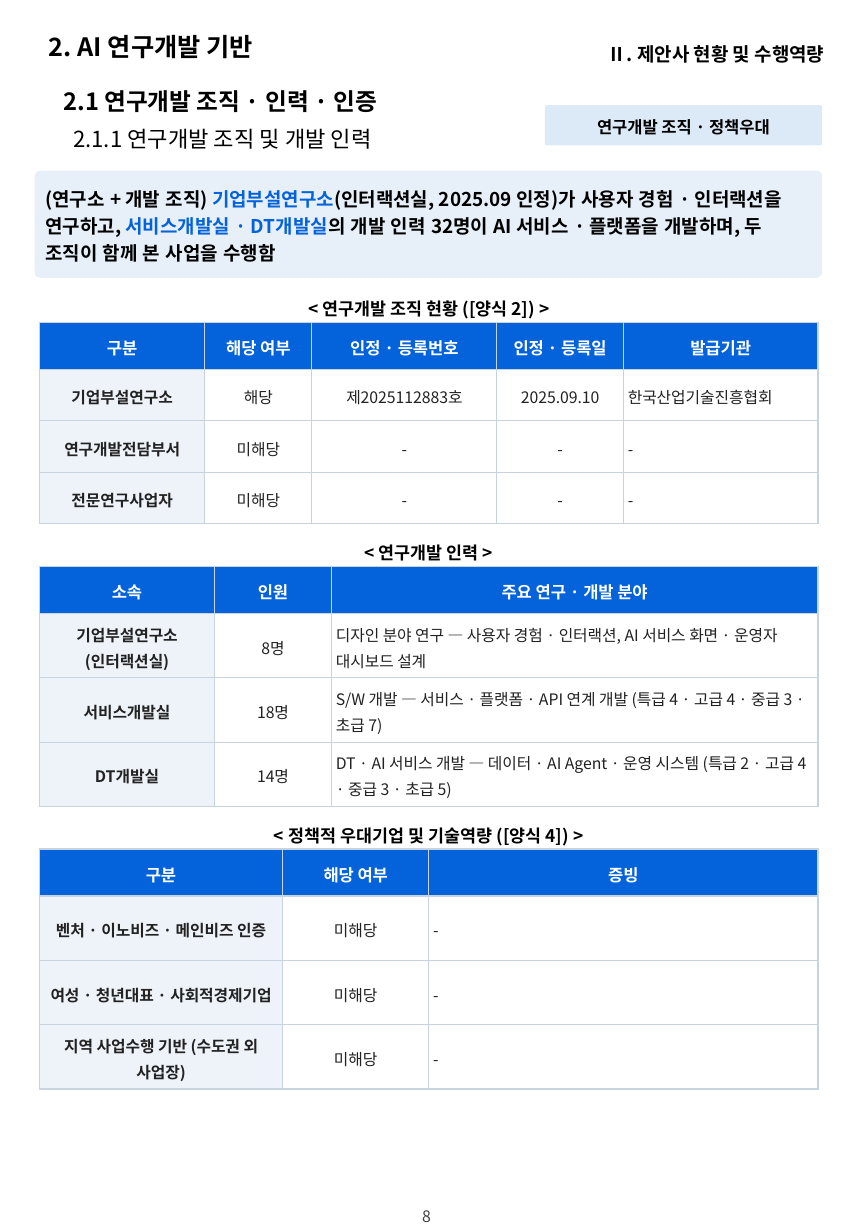
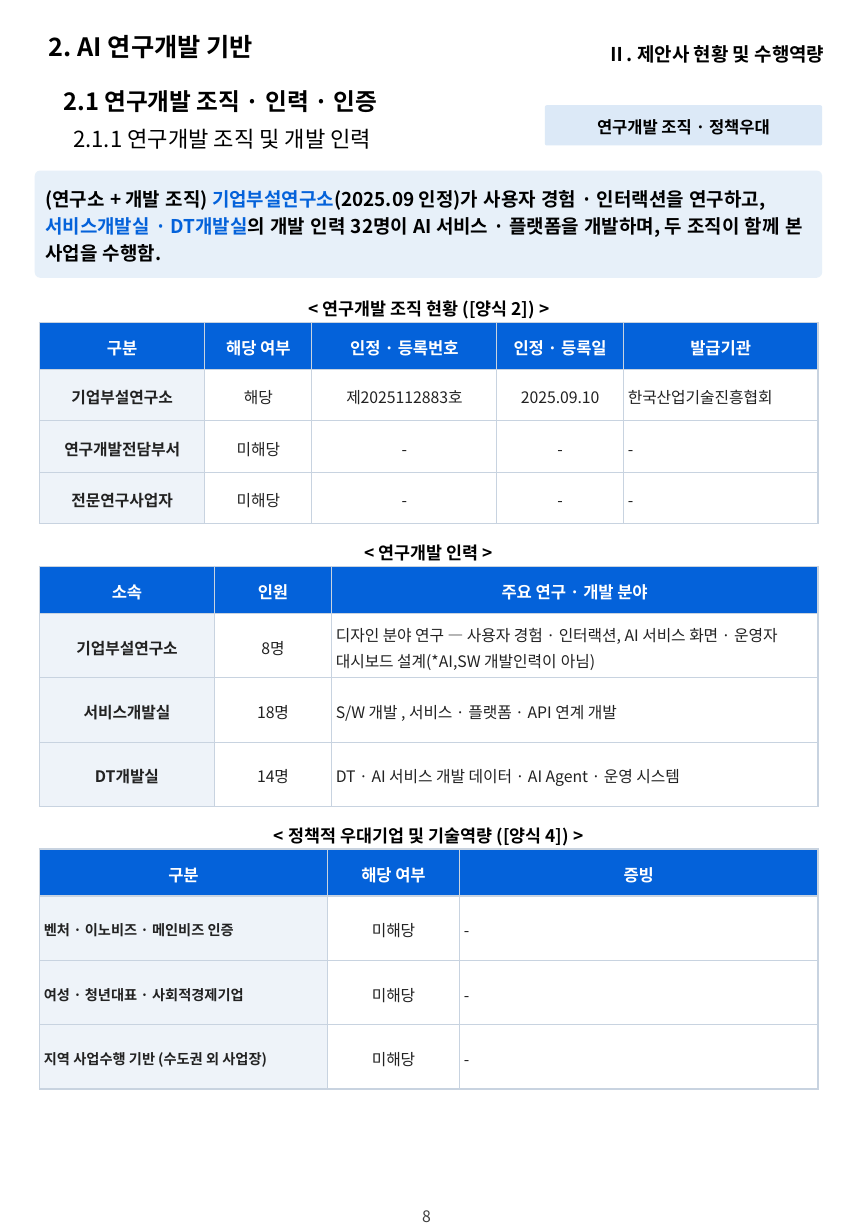
Before and after one commit to hwangsteeve-tech/hbjw, a slide deck: slide 8 of proposals/2026-11_dsit-parking-ai/dsit_proposal.pptx. Drawn at 853x1232 pixels with LibreOffice and Linux fonts; fonts in the diff are those of the drawing; background and template pictures are left out. Boxes give left, top, right and bottom in pixels: in the first picture for what was removed or moved away, otherwise in the second. Text is boxed around its words. In the diff, an @@ line names an element or a change of style, - is before the commit and + after.

```diff
--- a/proposals/2026-11_dsit-parking-ai/dsit_proposal.pptx
+++ b/proposals/2026-11_dsit-parking-ai/dsit_proposal.pptx
@@ text in rounded rectangle at box(45, 190, 802, 262): text changed @@
-(연구소 + 개발 조직) 기업부설연구소(인터랙션실, 2025.09 인정)가 사용자 경험 · 인터랙션을 연구하고, 서비스개발실 · DT개발실의 개발 인력 32명이 AI 서비스 · 플랫폼을 개발하며, 두 조직이 함께 본 사업을 수행함
+(연구소 + 개발 조직) 기업부설연구소(2025.09 인정)가 사용자 경험 · 인터랙션을 연구하고, 서비스개발실 · DT개발실의 개발 인력 32명이 AI 서비스 · 플랫폼을 개발하며, 두 조직이 함께 본 사업을 수행함.
@@ table at box(40, 566, 819, 806) @@
-row 2, column 1: 기업부설연구소 (인터랙션실)
+row 2, column 1: 기업부설연구소
-row 2, column 3: 디자인 분야 연구 — 사용자 경험 · 인터랙션, AI 서비스 화면 · 운영자 대시보드 설계
+row 2, column 3: 디자인 분야 연구 — 사용자 경험 · 인터랙션, AI 서비스 화면 · 운영자 대시보드 설계(*AI,SW 개발인력이 아님)
-row 3, column 3: S/W 개발 — 서비스 · 플랫폼 · API 연계 개발 (특급 4 · 고급 4 · 중급 3 · 초급 7)
+row 3, column 3: S/W 개발 , 서비스 · 플랫폼 · API 연계 개발
-row 4, column 3: DT · AI 서비스 개발 — 데이터 · AI Agent · 운영 시스템 (특급 2 · 고급 4 · 중급 3 · 초급 5)
+row 4, column 3: DT · AI 서비스 개발 데이터 · AI Agent · 운영 시스템
@@ table at box(40, 850, 818, 1090) @@
@@ size 10 to 9 pt in "벤처 · 이노비즈 · 메인비즈 인증", "여성 · 청년대표 · 사회적경제기업", "지역 사업수행 기반 (수도권 외 사업장)" @@
@@ alignment centre to left @@
```
Also in this commit, not shown: 28 other slides changed, 3 other files.
